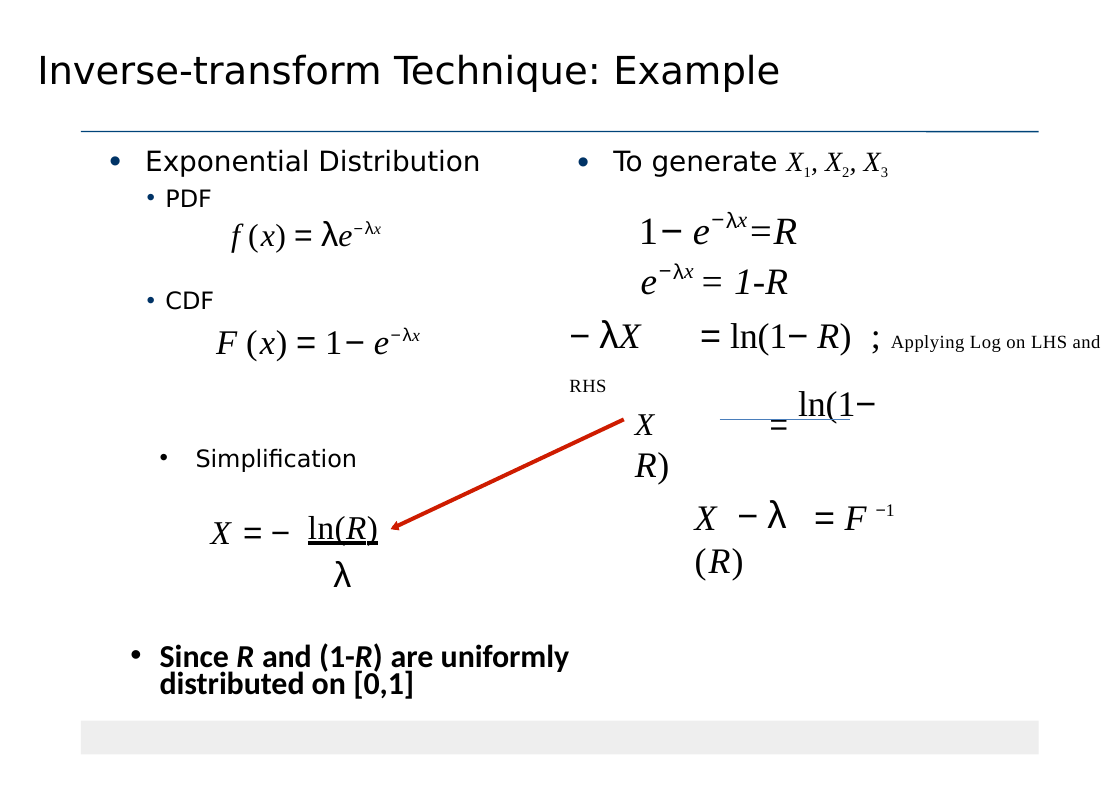
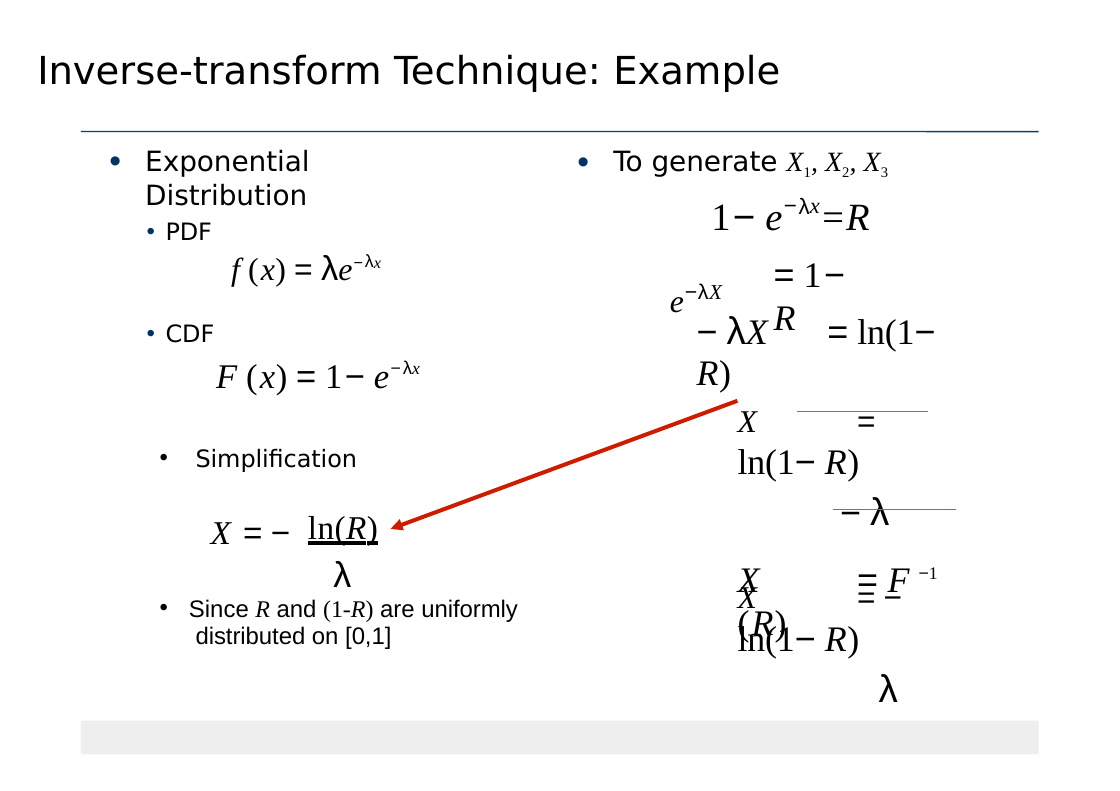
Before and after one commit to Sourabhsk870/6TH-SEM-NOTES, a slide deck: slide 8 of 18CS645/MODULE 3/Random Number-Variate generation-correct.pptx. Drawn at 1120x791 pixels with LibreOffice and Linux fonts; fonts in the diff are those of the drawing. Boxes give left, top, right and bottom in pixels: in the first picture for what was removed or moved away, otherwise in the second. Text is boxed around its words. In the diff, an @@ line names an element or a change of style, - is before the commit and + after.

```diff
--- a/18CS645/MODULE 3/Random Number-Variate generation-correct.pptx
+++ b/18CS645/MODULE 3/Random Number-Variate generation-correct.pptx
@@ text "Exponential Distribution" rewrapped from bbox=[145, 149, 480, 361] to bbox=[145, 149, 389, 394] @@
@@ text "1− e−λx=R" rewrapped from bbox=[639, 218, 798, 245] to bbox=[670, 263, 846, 330] @@
@@ text "X = ln(1− R)": place and size @@
-text "X = ln(1− R)" at bbox=[635, 391, 876, 528]
+text "X = ln(1− R)" at bbox=[711, 204, 938, 702]
@@ text at bbox=[685, 212, 782, 299]: text changed; size 28 to 16 pt @@
-e−λx = 1-R
+e−λX
@@ text at bbox=[697, 319, 935, 392]: text changed; size 14 to 27 pt @@
-− λX = ln(1− R) ; Applying Log on LHS and RHS
+− λX = ln(1− R)
@@ text at bbox=[738, 320, 938, 702]: paragraphs added @@
+X = − ln(1− R)
+λ
@@ freeform shape: place and size @@
-freeform shape at bbox=[393, 420, 624, 528]
+freeform shape at bbox=[395, 401, 738, 528]
@@ line moved from (720, 420) - (851, 420) to (798, 412) - (928, 412) @@
@@ text added at bbox=[738, 449, 859, 481], 27 pt, text #000000 @@
+= 1− R
@@ freeform shape: place and size @@
-freeform shape at bbox=[391, 521, 400, 531]
+freeform shape at bbox=[391, 519, 404, 531]
@@ line added from (833, 511) to (956, 511), #4B7EBC 0.75 pt @@
@@ text "X = F −1 (R)" rewrapped from bbox=[695, 504, 895, 580] to bbox=[738, 568, 910, 658] @@
@@ text "Since R and (1-R) are ...": place and size @@
-text "Since R and (1-R) are ..." at bbox=[160, 643, 570, 699]
+text "Since R and (1-R) are ..." at bbox=[189, 599, 518, 649]
@@ text "Since R and (1-R) are ..." at bbox=[189, 599, 518, 649]: size 24 to 18 pt, bold off; font Calibri to Arial in "Since and are uniformly distributed on [0,1]"; font Calibri to Times New Roman in "R (1-R)" @@
```
Also in this commit, not shown: 13 other slides changed, 1 slide added, 3 slides removed.
